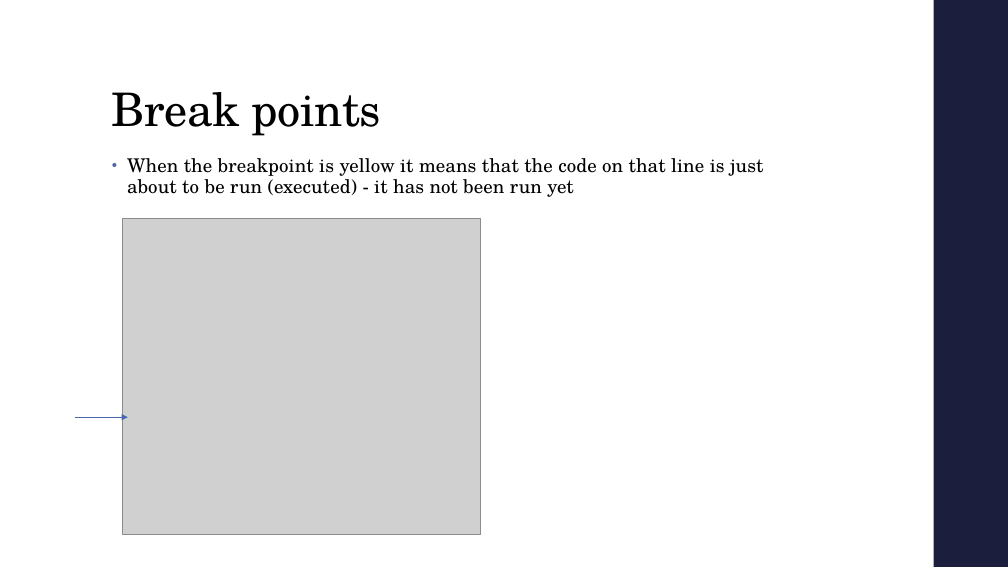
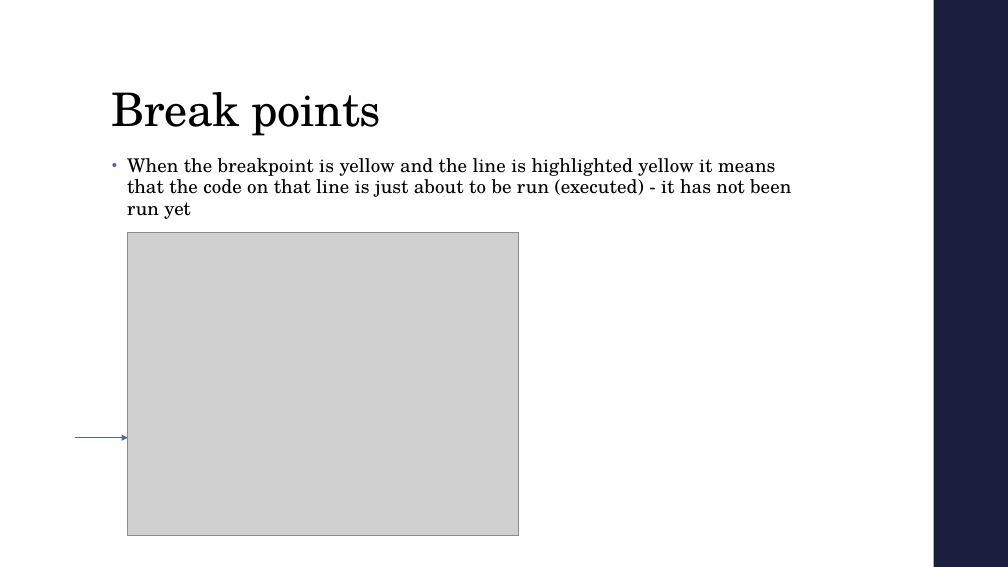
Before and after one commit to hogeschool/INFDEV02-3, a slide deck: slide 5 of Modulewijzer/Grand Omega Tips V1.pptx. Drawn at 1008x567 pixels with LibreOffice and Linux fonts; fonts in the diff are those of the drawing; grey boxes stand for pictures. Boxes give left, top, right and bottom in pixels: in the first picture for what was removed or moved away, otherwise in the second. Text is boxed around its words. In the diff, an @@ line names an element or a change of style, - is before the commit and + after.

```diff
--- a/Modulewijzer/Grand Omega Tips V1.pptx
+++ b/Modulewijzer/Grand Omega Tips V1.pptx
@@ text at <box>127,158,791,219</box>: text changed @@
-• When the breakpoint is yellow it means that the code on that line is just about to be run (executed) - it has not been run yet
+• When the breakpoint is yellow and the line is highlighted yellow it means that the code on that line is just about to be run (executed) - it has not been run yet
@@ picture: place and size @@
-picture at <box>123,219,480,535</box>
+picture at <box>128,232,519,536</box>
@@ arrow moved from (75, 417) - (128, 417) to (75, 438) - (128, 438) @@
```
Also in this commit, not shown: 1 other file.
